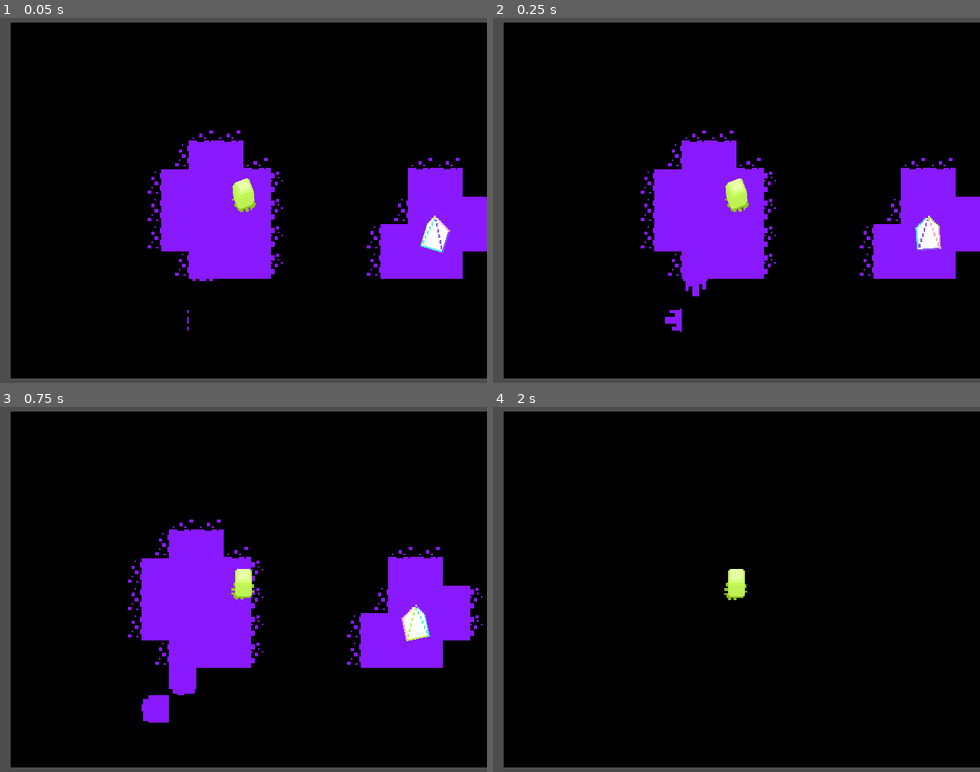
Above: before the commit, frames 1-4 (two rows, left to right).
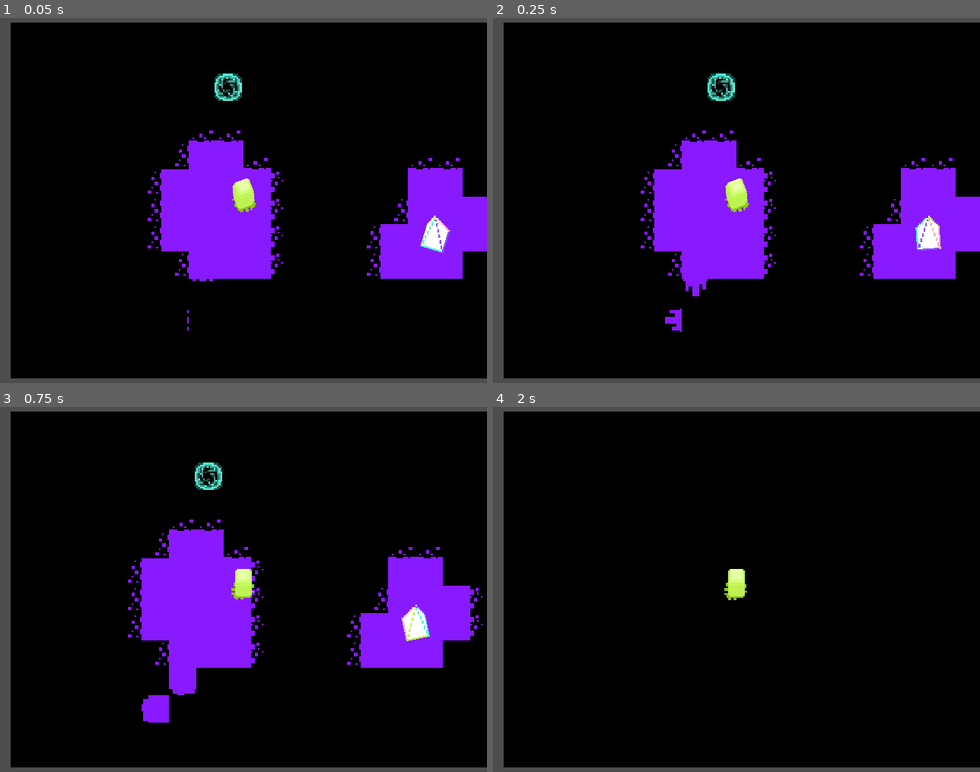
Above: after the commit, the same moments.

Repository: Suikyoo/upcsg-game-jam-2026
Game: Godot game, scene res://scenes/game.tscn
The game is run twice, just before and just after one commit, with the same random seed, the same clock (stepped at 60 frames per second) and the same inputs.
Inputs (mouse positions are in pixels of both pictures, inside the frame that each line leads up to):
- Up to frame 1 (0.05 s): no input
- Up to frame 2 (0.25 s): no input
- Up to frame 3 (0.75 s): tap Enter (ui_accept) at 0.5, 0.6 s; move the mouse to (350, 571) at 0.52 s; hold D (ui_right) from 0.53 s (still down); click (350, 571) at 0.67 s
- Up to frame 4 (2 s): keep holding D (ui_right); tap Enter (ui_accept) at 0.77, 1.07, 1.52, 1.55, 1.82 s; move the mouse to (639, 607) at 1.27 s; tap Q (anti-rotate) at 1.35 s; click (639, 607) at 1.42 s

The runs differ from the first frame. In frame 1, 0.3% of the frame differs, in the area x 44-50%, y 15-23%; in frame 2, 0.3%; in frame 3, 0.3%; in frame 4, nothing differs.

Commit message:
broken bomb

Diff:
--- a/project.godot
+++ b/project.godot
@@ -68,3 +68,7 @@
 "events": [Object(InputEventKey,"resource_local_to_scene":false,"resource_name":"","device":-1,"window_id":0,"alt_press …(192 unchanged characters)…
 ]
 }
+
+[rendering]
+
+textures/canvas_textures/default_texture_filter=0
--- /dev/null
+++ b/scenes/bomb_bucket.tscn
@@ -0,0 +1,20 @@
+[gd_scene format=3 uid="uid://ce20buacdi0b2"]
+
+[ext_resource type="Script" uid="uid://bve43uhvq6dxv" path="res://scripts/bomb_bucket.gd" id="1_v8bou"]
+[ext_resource type="Script" uid="uid://jebt8et0og6a" path="res://scripts/stack.gd" id="2_t3ypt"]
+[ext_resource type="Texture2D" uid="uid://cm8f0jodv6mfa" path="res://assets/idk.png" id="3_g7p2c"]
+
+[sub_resource type="CircleShape2D" id="CircleShape2D_n4pmx"]
+radius = 8.0
+
+[node name="BombBucket" type="CharacterBody2D" unique_id=1473251351]
+script = ExtResource("1_v8bou")
+
+[node name="SpriteStack" type="Node2D" parent="." unique_id=612830074]
+script = ExtResource("2_t3ypt")
+texture = ExtResource("3_g7p2c")
+hframes = 1
+metadata/_custom_type_script = "uid://jebt8et0og6a"
+
+[node name="CollisionShape2D" type="CollisionShape2D" parent="." unique_id=1901592563]
+shape = SubResource("CircleShape2D_n4pmx")
--- a/scenes/game.tscn
+++ b/scenes/game.tscn
@@ -7,6 +7,7 @@
 [ext_resource type="Texture2D" uid="uid://c6cugtw0jnv7d" path="res://assets/drip.png" id="3_trtic"]
 [ext_resource type="Script" uid="uid://cp4he6iltnikf" path="res://scripts/camera_2d.gd" id="5_iywne"]
 [ext_resource type="PackedScene" uid="uid://rwqhbr7lvce" path="res://scenes/prism.tscn" id="8_gee14"]
+[ext_resource type="PackedScene" uid="uid://ce20buacdi0b2" path="res://scenes/bomb_bucket.tscn" id="9_0tnpc"]
 [ext_resource type="PackedScene" uid="uid://b3ne1nx2n1as6" path="res://scenes/drip.tscn" id="13_kvuet"]
 
 [sub_resource type="TileSetAtlasSource" id="TileSetAtlasSource_trtic"]
@@ -84,6 +85,9 @@
 position = Vector2(112, 24)
 motion_mode = 0
 
+[node name="BombBucket" parent="." unique_id=1473251351 instance=ExtResource("9_0tnpc")]
+position = Vector2(-9, -64)
+
 [connection signal="world_flip" from="." to="Ground/TileMapLayer/Drip" method="_on_world_world_flip"]
 [connection signal="world_flip" from="." to="Player" method="_on_world_world_flip"]
 [connection signal="body_entered" from="Ground" to="Prism" method="_on_ground_body_entered"]
--- /dev/null
+++ b/scripts/bomb_bucket.gd
@@ -0,0 +1,42 @@
+extends Entity
+
+
+const SPEED = 300.0
+const JUMP_VELOCITY = -400.0
+
+func _ready() -> void:
+	input_pickable = true
+	mouse_entered.connect(_on_mouse_entered)
+	mouse_exited.connect(_on_mouse_exited)
+	input_event.connect(_on_input)
+
+func _on_mouse_entered() -> void:
+	Input.set_default_cursor_shape(Input.CURSOR_POINTING_HAND)
+
+func _on_mouse_exited() -> void:
+	Input.set_default_cursor_shape(Input.CURSOR_ARROW)
+
+func _on_input(event: InputEvent) -> void:
+	if event is InputEventMouseButton:
+		if event.button_index == MOUSE_BUTTON_LEFT and event.pressed:
+			queue_free()
+
+func _physics_process(delta: float) -> void:
+	pass
+	# Add the gravity.
+	#if not is_on_floor():
+		#velocity += get_gravity() * delta
+#
+	## Handle jump.
+	#if Input.is_action_just_pressed("ui_accept") and is_on_floor():
+		#velocity.y = JUMP_VELOCITY
+#
+	## Get the input direction and handle the movement/deceleration.
+	## As good practice, you should replace UI actions with custom gameplay actions.
+	#var direction := Input.get_axis("ui_left", "ui_right")
+	#if direction:
+		#velocity.x = direction * SPEED
+	#else:
+		#velocity.x = move_toward(velocity.x, 0, SPEED)
+#
+	#move_and_slide()
Not shown, added: scripts/bomb_bucket.gd.uid
